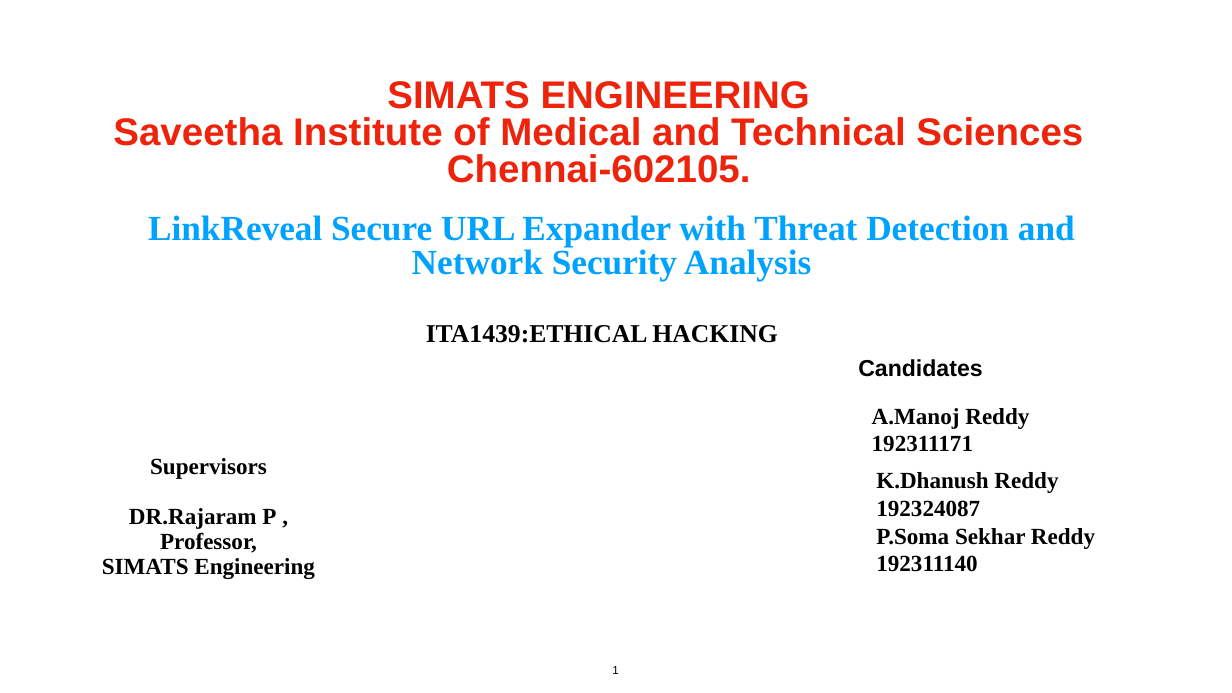
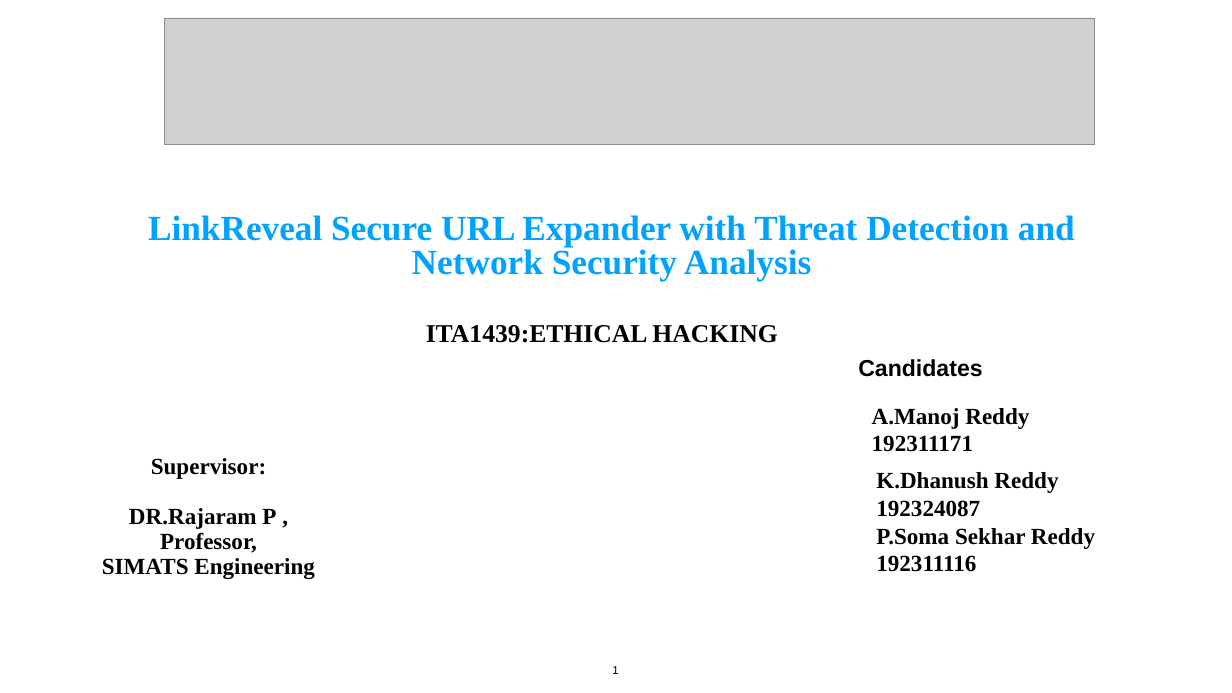
Before and after one commit to Manojreddy1171/ITA1439_ETHICALHACKING_SLOT_A, a slide deck: slide 1 of Capstone Project/review1/ppt/Team2.pptx. Drawn at 1232x693 pixels with LibreOffice and Linux fonts; fonts in the diff are those of the drawing; grey boxes stand for pictures; background and template pictures are left out. Boxes give left, top, right and bottom in pixels: in the first picture for what was removed or moved away, otherwise in the second. Text is boxed around its words. In the diff, an @@ line names an element or a change of style, - is before the commit and + after.

```diff
--- a/Capstone Project/review1/ppt/Team2.pptx
+++ b/Capstone Project/review1/ppt/Team2.pptx
@@ picture added at (164, 18, 1094, 145) @@
@@ text removed at (113, 81, 1083, 183) @@
-SIMATS ENGINEERING
-Saveetha Institute of Medical and Technical Sciences
-Chennai-602105.
@@ text at (129, 458, 276, 529): text changed @@
-Supervisors
-DR.Rajaram P ,
+Supervisor:
+DR.Rajaram P ,
@@ text at (876, 555, 976, 572): text changed @@
-192311140
+192311116
```
Also in this commit, not shown: 7 other files.
